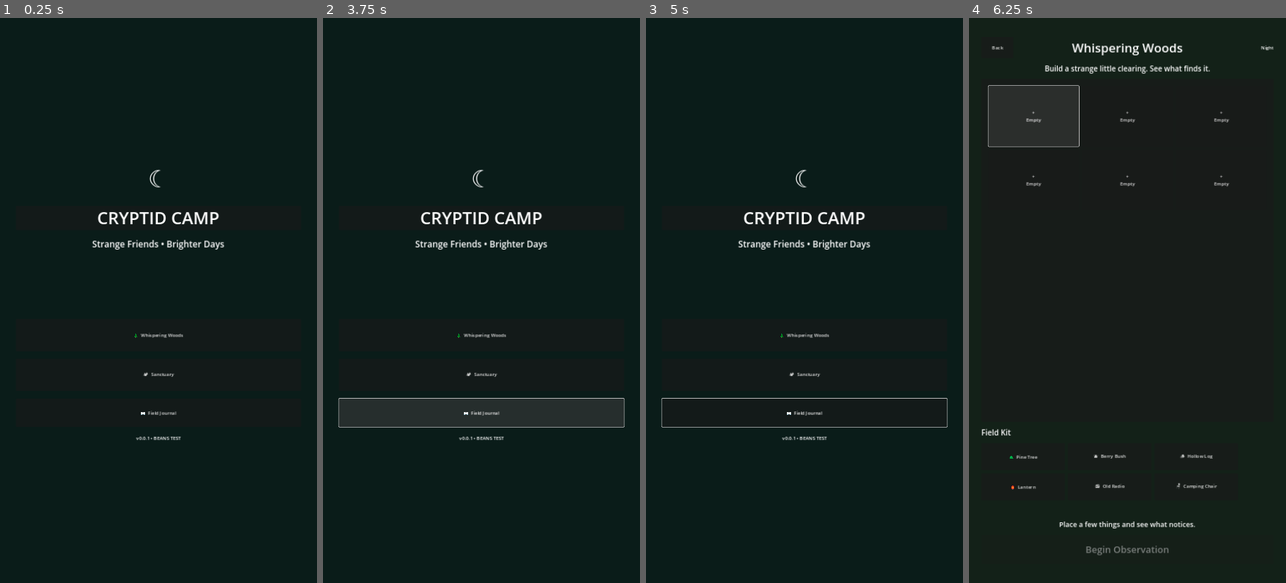
Above: before the commit, frames 1-4 (left to right).
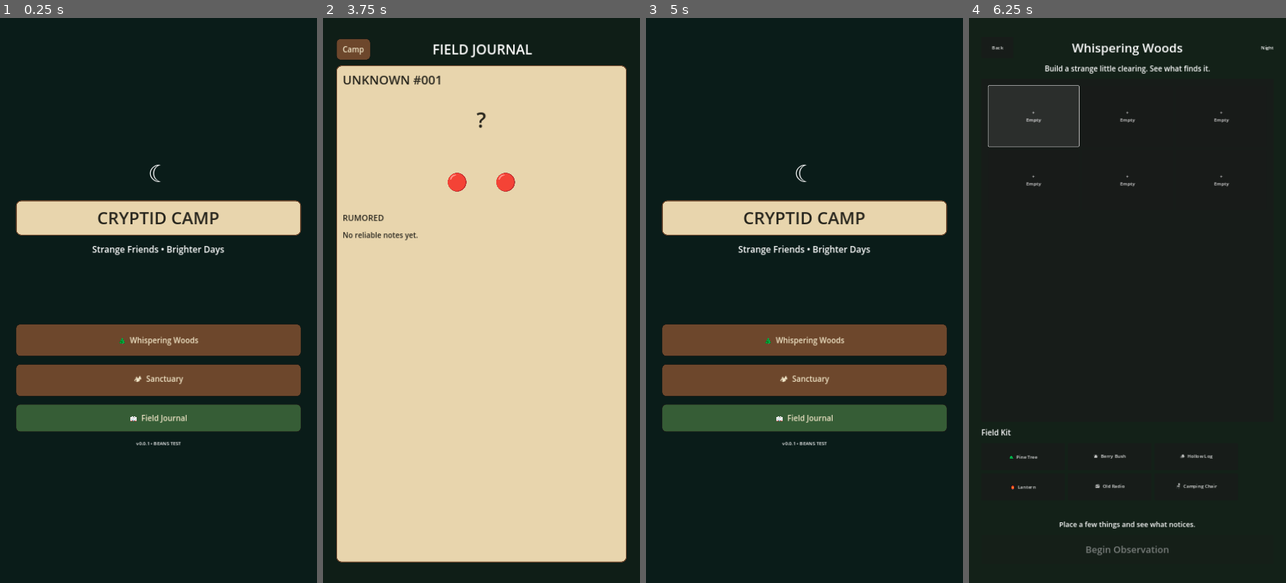
Above: after the commit, the same moments.

Repository: rabine707/cryptid-camp
Game: Godot game, scene res://scenes/main/main.tscn
Same seed, same stepped clock (60 frames per second), same inputs: the game is played once before the commit and once after it.
Inputs (mouse positions are in pixels of both pictures, inside the frame that each line leads up to):
- Up to frame 1 (0.25 s): no input
- Up to frame 2 (3.75 s): click "🌲 Whispering Woods" at 0.5 s; click "Back" at 1.25 s; click "🏕 Sanctuary" at 2 s; click "Map" at 2.75 s; click "📖 Field Journal" at 3.5 s
- Up to frame 3 (5 s): click (677, 51) at 4.25 s, where only the run after the commit has a clickable "Camp"
- Up to frame 4 (6.25 s): click "🌲 Whispering Woods" at 5 s; click "+ Empty" at 5.75 s

The runs differ from the first frame. In frame 1, 21% of the frame differs, in the area x 4-96%, y 25-76%; in frame 2, 81%, in the area x 4-96%, y 3-97%; in frame 3, 21%; in frame 4, nothing differs.

Commit message:
Polish playable camp menu

Diff:
--- a/scripts/main/main.gd
+++ b/scripts/main/main.gd
@@ -1,11 +1,20 @@
 extends Control
 
 func _ready() -> void:
+	CampStyle.parchment($Margin/VBox/Sign)
+	$Margin/VBox/Sign/Title.add_theme_color_override("font_color", CampStyle.INK)
+	for path in ["WhisperingWoods", "Sanctuary"]:
+		CampStyle.button($Margin/VBox.get_node(path), "wood")
+	CampStyle.button($Margin/VBox/Journal, "green")
 	$Margin/VBox/WhisperingWoods.pressed.connect(_open_whispering_woods)
 	$Margin/VBox/Sanctuary.pressed.connect(_open_sanctuary)
+	$Margin/VBox/Journal.pressed.connect(_open_journal)
 
 func _open_whispering_woods() -> void:
 	get_tree().change_scene_to_file("res://scenes/lure_sites/whispering_woods.tscn")
 
 func _open_sanctuary() -> void:
 	get_tree().change_scene_to_file("res://scenes/sanctuary/sanctuary.tscn")
+
+func _open_journal() -> void:
+	get_tree().change_scene_to_file("res://scenes/journal/journal.tscn")
